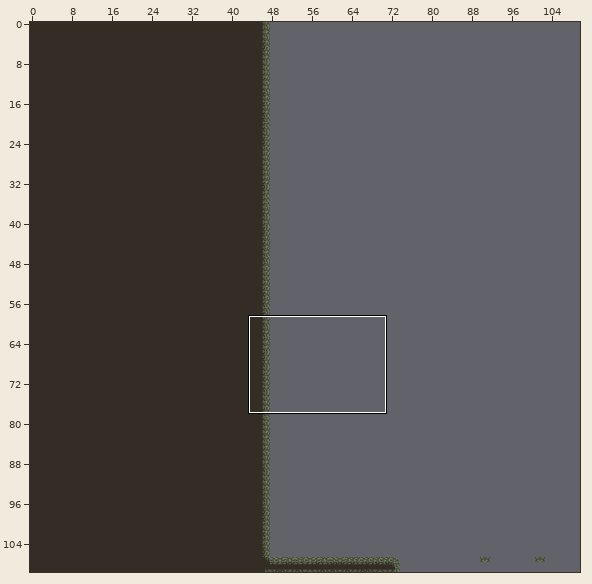
One commit to this Tiled map: CosmicHorror/cosmicHorrorTilemap.tmx. The first picture is a wide view before the edit; the outline marks the close-up.
Close-up. Old version:
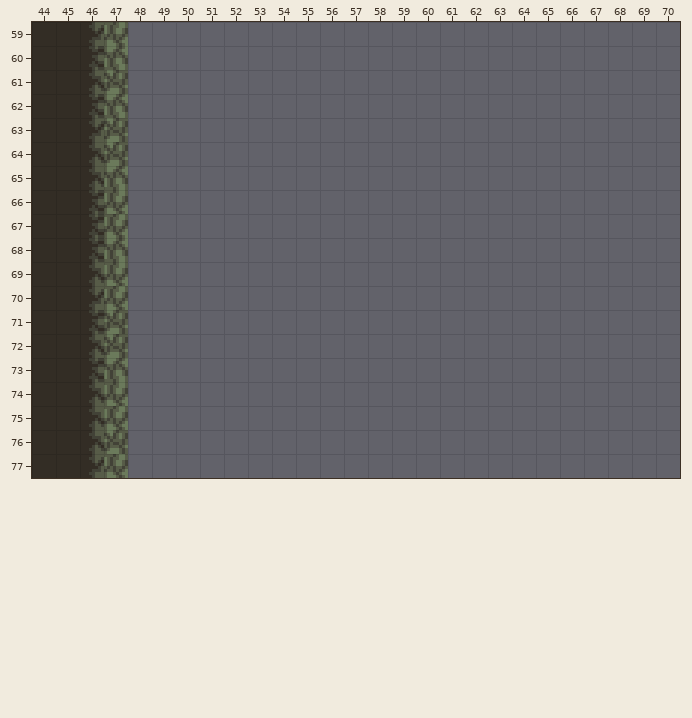
Cells are 8x8 px. Shown: x 44..70, y 59..77. The commit also changed other parts of the map, which this record leaves out.
After:
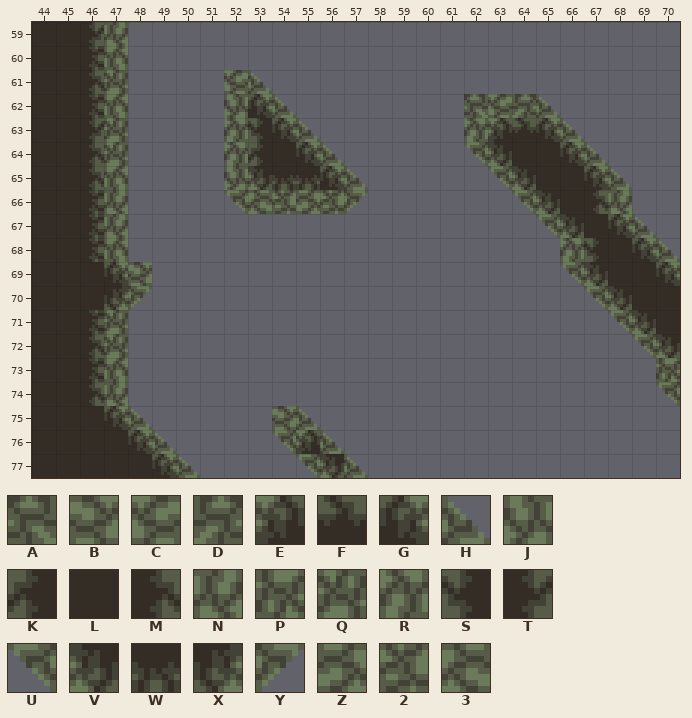
Key: from "cosmicTileset1": A 1, B 2, C 4, D 5, E 8, F 11, G 12, H 13, J 14, K 15, L 16, M 19, N 20, P 21, Q 27, R 28, S 29, T 33, U 35, V 36, W 38, X 40, Y 41, Z 44, 2 45, 3 46.
_ is an empty cell.
Diff:
{"where": "layer \"Tile Layer 1\""}
{"y":61,"x":52,"old":"__","new":"CH"}
{"y":62,"x":52,"old":"___","new":"JGH"}
{"y":62,"x":62,"old":"____","new":"ACDH"}
{"y":63,"x":52,"old":"____","new":"RSGH"}
{"y":63,"x":62,"old":"_____","new":"REFGH"}
{"y":64,"x":52,"old":"_____","new":"RKLGH"}
{"y":64,"x":62,"old":"______","new":"UVLLGH"}
{"y":65,"x":52,"old":"______","new":"JVWWGH"}
{"y":65,"x":63,"old":"______","new":"UVLLGH"}
{"y":66,"x":52,"old":"______","new":"U32Z2Y"}
{"y":66,"x":64,"old":"_____","new":"UVLMN"}
{"y":67,"x":65,"old":"_____","new":"UVLGH"}
{"y":68,"x":66,"old":"_____","new":"RSLGH"}
{"y":69,"x":46,"old":"MN_","new":"LGB"}
{"y":69,"x":66,"old":"_____","new":"UVLLG"}
{"y":70,"x":46,"old":"TN_","new":"LXY"}
{"y":70,"x":67,"old":"____","new":"UVLL"}
{"y":71,"x":68,"old":"___","new":"UVL"}
{"y":72,"x":69,"old":"__","new":"UV"}
{"y":73,"x":70,"old":"_","new":"P"}
{"y":74,"x":70,"old":"_","new":"U"}
{"y":75,"x":46,"old":"MN_","new":"LGH"}
{"y":75,"x":54,"old":"__","new":"BH"}
{"y":76,"x":46,"old":"MQ__","new":"LLGH"}
{"y":76,"x":54,"old":"___","new":"UEH"}
{"y":77,"x":46,"old":"TN___","new":"LLLGH"}
{"y":77,"x":55,"old":"___","new":"UVH"}
